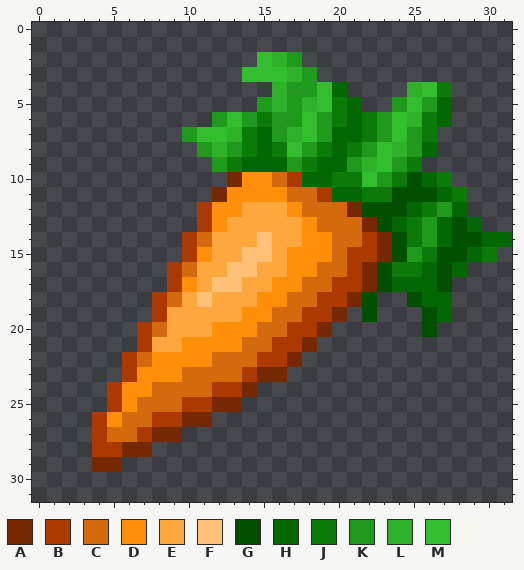
A pixel-art sprite gets an edit: textures/items/carrot.png. The picture above was drawn from the file before the commit.
The file is 32x32 pixels.
Palette (. is transparent): A #752802  B #ac3900  C #d36a0d  D #ff8e09  E #ffa73f  F #ffc177  G #005000  H #036703  J #0b7a09  K #1f9a1c  L #2fb22a  M #33be30
Pixels before, first column x 4:
 2 ...........MLK..............
 3 ..........MMMLK.............
 4 ............LKKMH....LMJ....
 5 ...........KLKLMJH..KMKH....
 6 ........KMKJKKMKJHJKMLJH....
 7 ......KMMLJHKLMKHHJKMKJ.....
 8 .......KLKJHJMKJHJKMLKH.....
 9 ........KJHHHKJHHKLMKJ......
10 .........ADDCBHHJJMKJGHJ....
11 ........ADDDDCCBHHJJGGGHJ...
12 .......BDDEEEDCCCAGGGHJKH...
13 .......BDEEEEEDCCCAGHJKHGH..
14 ......BCEEEFEEDDCCBAGJKHGGHH
15 ......BDEEFFEDDDCBBAGKJGGHJ.
16 .....BCEEFFEEDDCCBAGJJHGH...
17 .....BDEFFEEDDCCBBAGHHHG....
18 ....BCEFEEEDDCCBBAG..GHH....
19 ....BEEEEEDDCCBBA.G...GH....
20 ...BCEEEDDDCCBBA......G.....
21 ...BEEDDDDCCBBA.............
22 ..BCDDDDCCCBBA..............
23 ..BDDDCCCCBAA...............
24 .BDDCCCCBBA.................
25 .BDCCCBBAA..................
26 BDCCBBAA....................
27 BCCBAA......................
28 BBAA........................
29 AA..........................
Once edited:
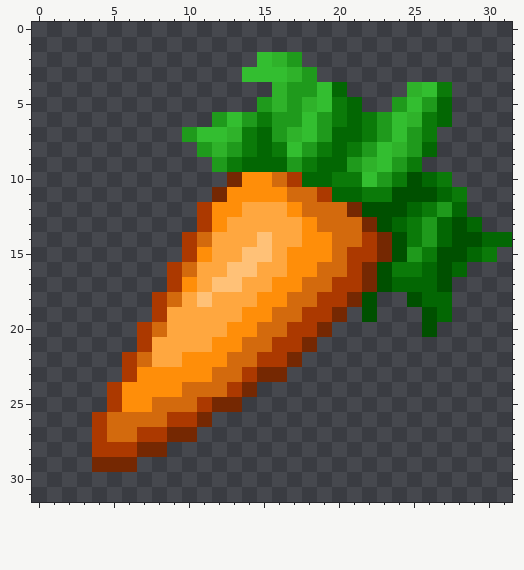
The exact change:
Colour A is added in row 27 at x 10; in row 28 at x 8; in row 29 at x 6.
Colour B replaces colour A in row 26 at x 10; in row 27 at x 8; in row 28 at x 6.
Colour C replaces colour B in row 24 at x 12; in row 25 at x 10; in row 26 at x 8.
Colour C replaces colour D in row 26 at x 5.
Colour D replaces colour C in row 22 at x 12; in row 23 at x 10 to 11; in row 24 at x 8 to 9; in row 25 at x 7.
Colour E replaces colour D in row 20 at x 12; in row 21 at x 10 to 11; in row 22 at x 8 to 9.
Pixel boxes of the changes (left, top, right, bottom) in both pictures:
changed: (107, 322, 227, 472)
